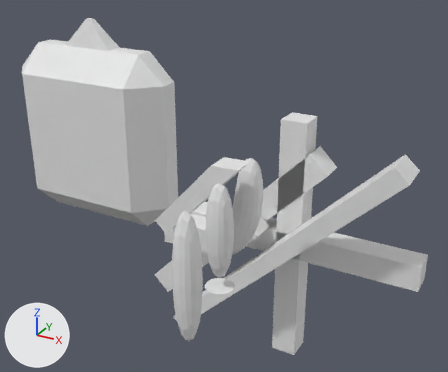
The Blender file 3dobjects/mesh.blend as it was, and as the next commit left it.
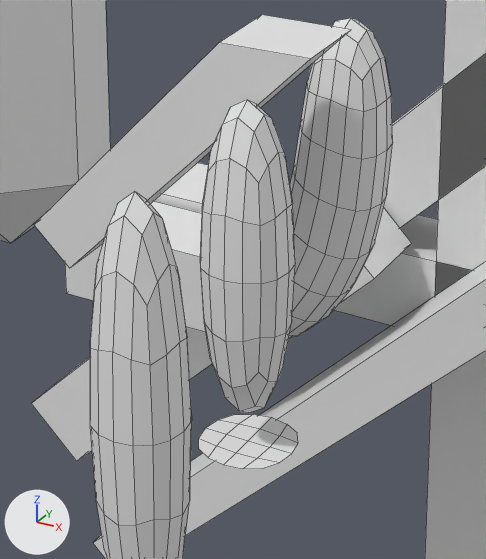
Each version is shown whole from a camera (50 mm lens) standing at (4.59, -2.34, 2.34) and looking at (2.16, 2.08, 0.13), then close up on the part from 32% to 65% of the width and 41% to 86% of the height. Lighting does not change. The marker at lower left points along +X, +Y and +Z. The close-ups show mesh edges as thin lines.

The scene before the commit, as lines of its bpy script (objects in view):
```python
me_cube_006 = bpy.data.meshes.new('Cube.006')
me_cube_006.from_pydata(...)  # a box spanning x -1.0..1.0, y -0.1..0.1, z -0.1..0.1
me_cube_010 = bpy.data.meshes.new('Cube.010')
me_cube_010.from_pydata(...)  # a box spanning x -0.1..0.1, y -0.1..0.1, z 0.0..1.0
me_cube_012 = bpy.data.meshes.new('Cube.012')
me_cube_012.from_pydata(...)  # 12 vertices, 7 faces; spans x -0.1..0.1, y -0.1..0.1, z 0.25..1.0
# before: 0 (-0.1, -0.1, 0.25), 2 (-0.1, 0.1, 0.25), 4 (0.1, -0.1, 0.25), 6 (0.1, 0.1, 0.25)
ob_cube_002 = bpy.data.objects.new('Cube.002', me_cube_006)
ob_cube_002.location = (3.0, 1.677, 0.0)
ob_cube_002.rotation_euler = (0.0, 1.571, 0.0)  # degrees (0, 90, 0)
ob_mirrortubeempty = bpy.data.objects.new('MirrorTubeEmpty', me_cube_012)
ob_mirrortubeempty.location = (3.001, 0.501, -0.002)
_m = ob_mirrortubeempty.modifiers.new('Subsurf', 'SUBSURF')
_m.levels = 0
ob_mirrortubestraight = bpy.data.objects.new('MirrorTubeStraight', me_cube_010)
ob_mirrortubestraight.location = (3.001, 0.137, -0.002)
_m = ob_mirrortubestraight.modifiers.new('Subsurf', 'SUBSURF')
_m.levels = 0
# also in view: 'MirrorTube' at (2.42, 1.47, 0.08); 'Cube.003' at (3.0, 1.68, 0.0); 'Cube.000' at (2.5, 1.68, 0.0); 'MirrorPlate' at (3.0, 1.44, 0.02); 'MirrorTube2' at (2.93, 0.89, 0.59)
```
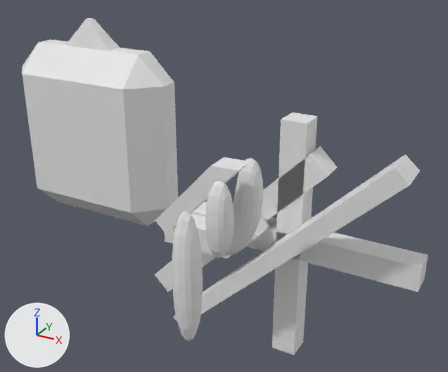
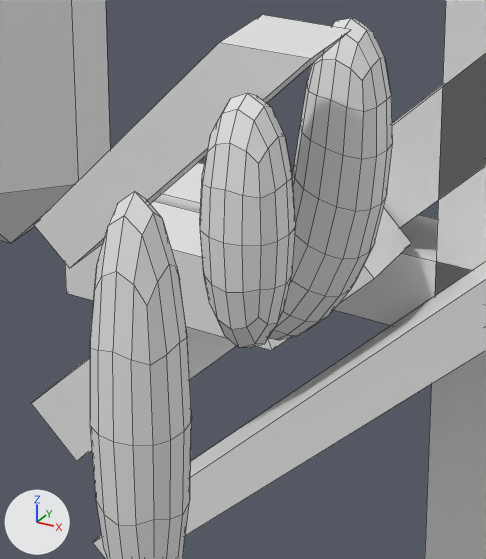
Pixel boxes (x1, y1, x2, y2) of what changed, in the close-ups (486 x 559 px; the box of a moved part takes in the faces that stretch with it):
'MirrorTubeEmpty', reshaped (31% shorter): before (199, 100, 298, 469); after (200, 93, 295, 348)
part 1 of me_cube_012, deleted: before (199, 414, 298, 469)
part 2 of me_cube_012, moved or reshaped: before (200, 152, 295, 413); after (200, 136, 295, 348)

The change, as a list of edits to the scene's bpy script:
```text
Change me_cube_012:
    where me_cube_012.from_pydata(...)  # 12 vertices, 7 faces; spans x -0.1..0.1, y -0.1..0.1, z 0.25..1.0
    used by ob_mirrortubeempty; location = (3.001, 0.501, -0.002)
    verts and faces of me_cube_012; kept vertices keep their numbers, new ones are numbered from 12
    me_cube_012 part 1: the loose piece of 4 vertices spanning x -0.1..0.1, y -0.1..0.1, z 0.25 is deleted
    me_cube_012 part 2
    add for i in [0, 2, 4, 6]: verts[i] += (0.0, 0.0, 0.15)
```
